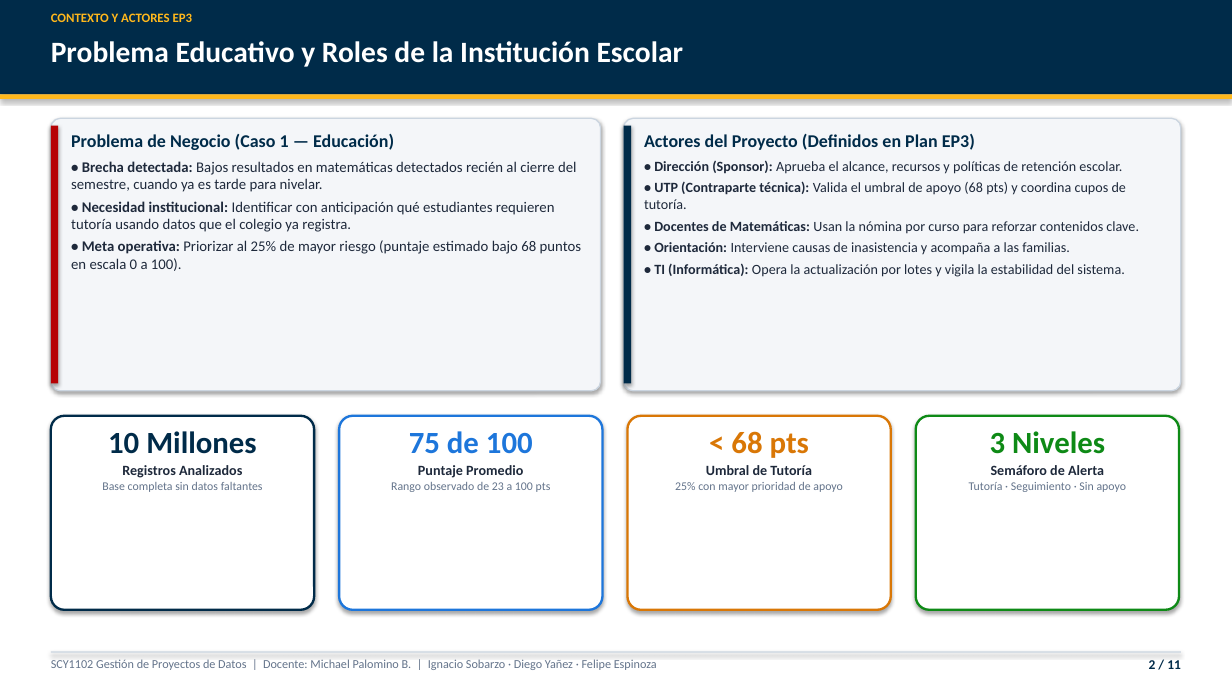
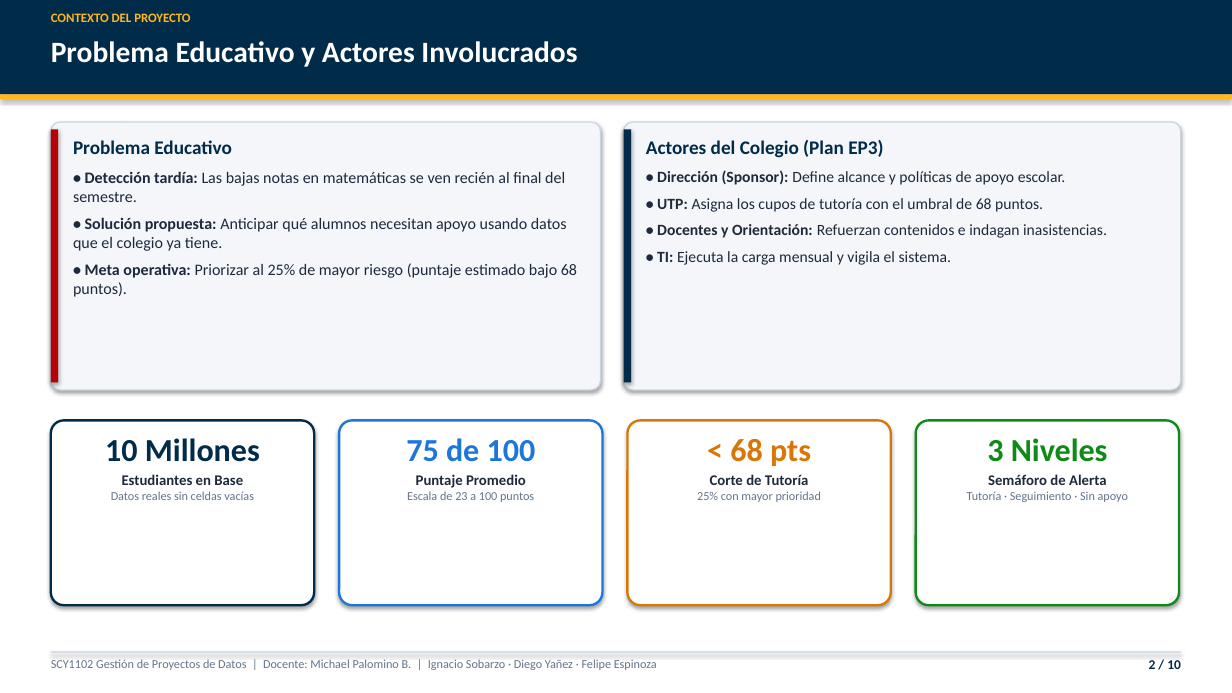
Before and after one commit to IjnacioS/Gestion, a slide deck: slide 2 of docs/entregables/Presentacion_EP6_Caso1_Matematicas.pptx. Drawn at 1232x693 pixels with LibreOffice and Linux fonts; fonts in the diff are those of the drawing. Boxes give left, top, right and bottom in pixels: in the first picture for what was removed or moved away, otherwise in the second. Text is boxed around its words. In the diff, an @@ line names an element or a change of style, - is before the commit and + after.

```diff
--- a/docs/entregables/Presentacion_EP6_Caso1_Matematicas.pptx
+++ b/docs/entregables/Presentacion_EP6_Caso1_Matematicas.pptx
@@ text at [51, 13, 190, 22]: text changed @@
-CONTEXTO Y ACTORES EP3
+CONTEXTO DEL PROYECTO
@@ text at [51, 41, 577, 67]: text changed @@
-Problema Educativo y Roles de la Institución Escolar
+Problema Educativo y Actores Involucrados
@@ rounded rectangle: place and size @@
-rounded rectangle at [51, 118, 601, 391]
+rounded rectangle at [51, 122, 601, 390]
@@ text at [73, 140, 577, 297]: text changed; size 11.5 to 12.5 pt @@
-Problema de Negocio (Caso 1 — Educación)
-• Brecha detectada: Bajos resultados en matemáticas detectados recién al cierre del semestre, cuando ya es tarde para nivelar.
-• Necesidad institucional: Identificar con anticipación qué estudiantes requieren tutoría usando datos que el colegio ya registra.
-• Meta operativa: Priorizar al 25% de mayor riesgo (puntaje estimado bajo 68 puntos en escala 0 a 100).
+Problema Educativo
+• Detección tardía: Las bajas notas en matemáticas se ven recién al final del semestre.
+• Solución propuesta: Anticipar qué alumnos necesitan apoyo usando datos que el colegio ya tiene.
+• Meta operativa: Priorizar al 25% de mayor riesgo (puntaje estimado bajo 68 puntos).
@@ rounded rectangle: place and size @@
-rounded rectangle at [624, 118, 1181, 391]
+rounded rectangle at [624, 122, 1181, 390]
@@ text at [646, 140, 1066, 265]: text changed; size 11 to 12.2 pt @@
-Actores del Proyecto (Definidos en Plan EP3)
-• Dirección (Sponsor): Aprueba el alcance, recursos y políticas de retención escolar.
-• UTP (Contraparte técnica): Valida el umbral de apoyo (68 pts) y coordina cupos de tutoría.
-• Docentes de Matemáticas: Usan la nómina por curso para reforzar contenidos clave.
-• Orientación: Interviene causas de inasistencia y acompaña a las familias.
-• TI (Informática): Opera la actualización por lotes y vigila la estabilidad del sistema.
+Actores del Colegio (Plan EP3)
+• Dirección (Sponsor): Define alcance y políticas de apoyo escolar.
+• UTP: Asigna los cupos de tutoría con el umbral de 68 puntos.
+• Docentes y Orientación: Refuerzan contenidos e indagan inasistencias.
+• TI: Ejecuta la carga mensual y vigila el sistema.
@@ rounded rectangle: place and size @@
-rounded rectangle at [51, 416, 314, 610]
+rounded rectangle at [51, 421, 314, 605]
@@ text "10 Millones": place and size @@
-text "10 Millones" at [102, 431, 263, 492]
+text "10 Millones" at [105, 438, 260, 500]
@@ text at [105, 438, 260, 462]: size 24 to 25 pt in "10 Millones" @@
@@ rounded rectangle: place and size @@
-rounded rectangle at [339, 416, 603, 610]
+rounded rectangle at [339, 421, 603, 605]
@@ text "75 de 100": place and size @@
-text "75 de 100" at [391, 431, 551, 492]
+text "75 de 100" at [406, 438, 536, 502]
@@ text at [406, 438, 536, 488]: size 24 to 25 pt in "75 de 100"; size 11 to 11.5 pt in "Puntaje Promedio"; more space between paragraphs @@
@@ rounded rectangle: place and size @@
-rounded rectangle at [628, 416, 891, 610]
+rounded rectangle at [628, 421, 891, 605]
@@ text "< 68 pts": place and size @@
-text "< 68 pts" at [675, 431, 843, 492]
+text "< 68 pts" at [697, 439, 821, 502]
@@ text at [730, 439, 811, 466]: size 24 to 25 pt in "< 68 pts" @@
@@ rounded rectangle: place and size @@
-rounded rectangle at [916, 416, 1179, 610]
+rounded rectangle at [916, 421, 1179, 605]
@@ text "3 Niveles": place and size @@
-text "3 Niveles" at [969, 431, 1127, 492]
+text "3 Niveles" at [967, 438, 1128, 502]
@@ text "3 Niveles" at [967, 438, 1128, 502]: size 24 to 25 pt in "3 Niveles"; size 11 to 11.5 pt in "Semáforo de Alerta"; size 9.2 to 9.5 pt in "Tutoría · Seguimiento · Sin apoyo"; more space between paragraphs @@
@@ text at [111, 474, 254, 500]: text changed; size 9.2 to 9.5 pt @@
-Registros Analizados
-Base completa sin datos faltantes
+Estudiantes en Base
+Datos reales sin celdas vacías
@@ text at [697, 474, 821, 502]: text changed; size 9.2 to 9.5 pt @@
-Umbral de Tutoría
-25% con mayor prioridad de apoyo
+Corte de Tutoría
+25% con mayor prioridad
@@ text at [407, 491, 534, 502]: text changed; size 9.2 to 9.5 pt @@
-Rango observado de 23 a 100 pts
+Escala de 23 a 100 puntos
@@ text at [1149, 660, 1181, 669]: text changed @@
-2 / 11
+2 / 10
```
Also in this commit, not shown: 8 other slides changed, 1 slide added, 2 slides removed, 5 other files.
